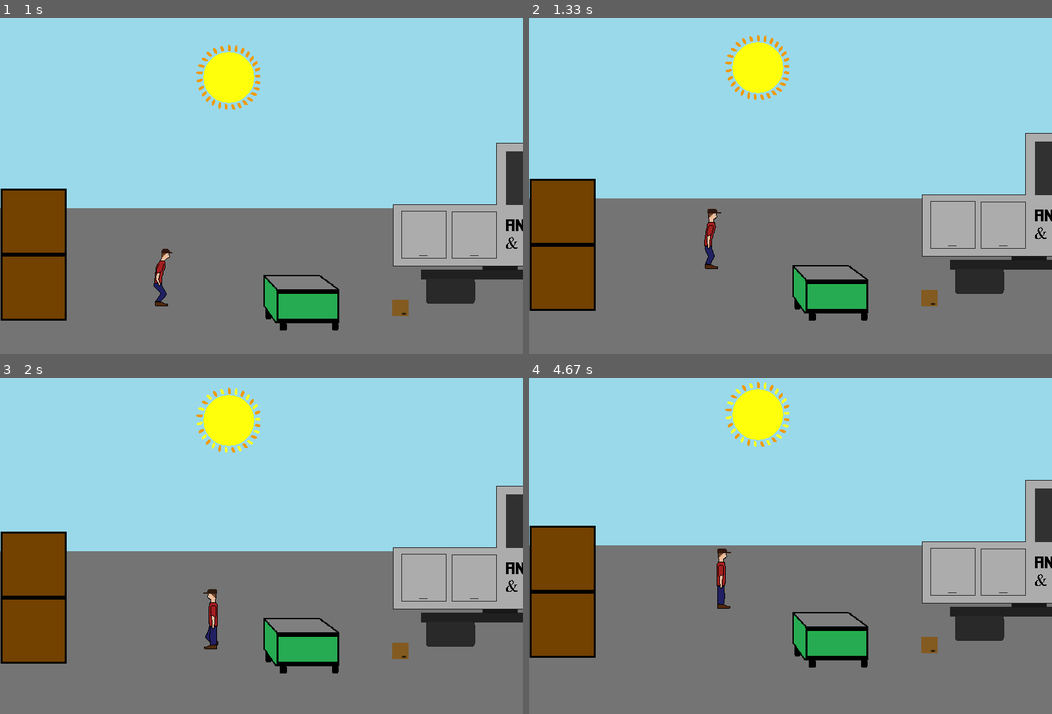
Above: before the commit, frames 1-4 (two rows, left to right).
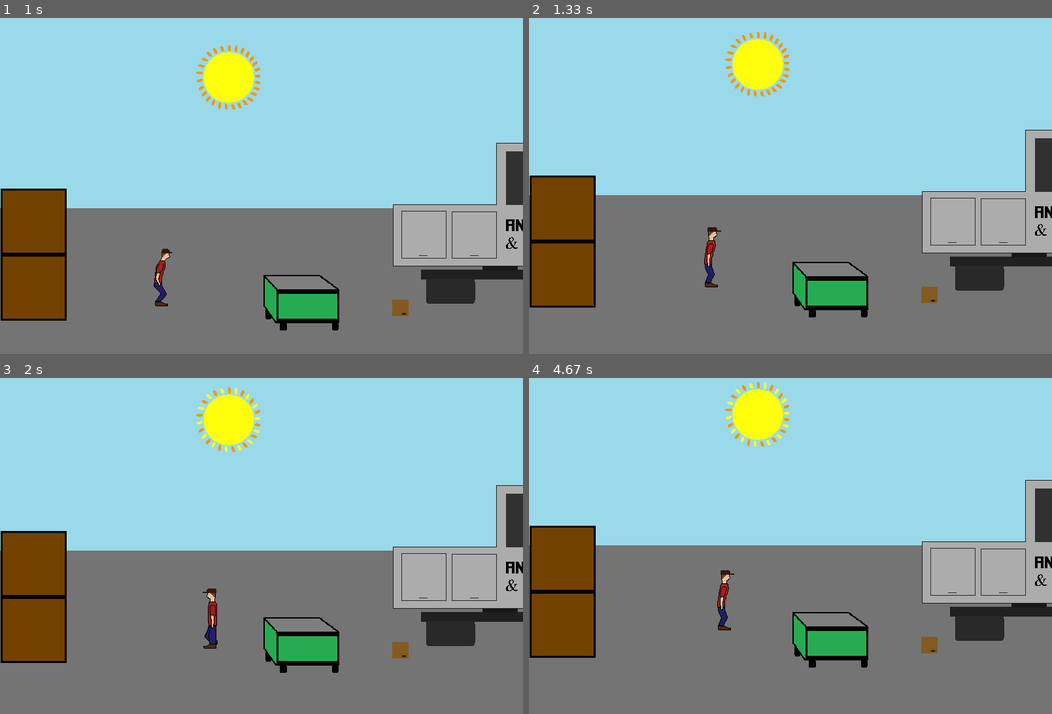
Above: after the commit, the same moments.

Repository: v0ided/FirstPyGame
Game: pygame game, started from main.py
Same seed, same stepped clock (60 frames per second), same inputs: the game is played once before the commit and once after it.
Inputs:
- Up to frame 1 (1 s): hold Space 0.33-0.8 s; hold Right 0.33-0.8 s; hold Right from 0.83 s (still down)
- Up to frame 2 (1.33 s): release Right at 1.3 s
- Up to frame 3 (2 s): hold Right 1.33-1.8 s; hold Left from 1.83 s (still down)
- Up to frame 4 (4.67 s): release Left at 2.37 s; hold Left 2.4-2.8 s; hold Right 2.83-3.47 s; hold Left 3.5-3.97 s; hold Right 4-4.47 s; tap Space at 4.07, 4.37, 4.57 s; hold Right from 4.5 s (still down)

Frame 1 is identical in both runs. In frame 2, 4.1% of the frame differs, in the area x 0-100%, y 4-91%; in frame 3, 1.2%; in frame 4, 0.4%.

Commit message:
v0.07
See Log.rtf for details on what has changed.

Diff:
--- a/BaseObject.py
+++ b/BaseObject.py
@@ -17,6 +17,11 @@
         self.name = var_dict.get('name', None)
         self.obey_gravity = False
         self.collidable = False
+        self.xvel = 0
+        self.yvel = 0
+        self.maxXvel = .5
+        self.maxYvel = .5
+        self.move_dir = DIR_LEFT
         x = var_dict.get('x', 'no')
         y = var_dict.get('y', 'no')
         w = var_dict.get('w', 'no')
@@ -71,7 +76,10 @@
     def collide(self, obj):
         pass
 
-    def move_to(self, x, y, ALIGN=TOP_LEFT):
+    def move(self):
+        self._update_pos()
+
+    def teleport_to(self, x, y, ALIGN=TOP_LEFT):
         if ALIGN == TOP_LEFT:
             self.rect.x = x
             self.rect.y = y
@@ -91,6 +99,24 @@
             self.rect.bottomleft = (x, y)
         elif ALIGN == MID_LEFT:
             self.rect.midleft = (x, y)
+
+    def _change_vel(self, move_dir, move_vel):
+        if move_dir == DIR_RIGHT:
+            if self.xvel + move_vel < self.maxXvel:
+                self.xvel += move_vel
+        elif move_dir == DIR_LEFT:
+            if self.xvel - move_vel > 0 - self.maxXvel:
+                self.xvel -= move_vel
+        elif move_dir == DIR_UP:
+            if self.yvel + move_vel > 0 - self.maxYvel:
+                self.yvel -= move_vel
+        elif move_dir == DIR_DOWN:
+            if self.yvel + move_vel < self.maxYvel:
+                self.yvel += move_vel
+
+    def _update_pos(self):
+        self.rect.x += self.xvel
+        self.rect.y += self.yvel
 
 
 ##PLAYER PICKUP CONDITIONS##
--- a/Constants.py
+++ b/Constants.py
@@ -36,3 +36,8 @@
 MID_BOT = 6
 BOT_LEFT = 7
 MID_LEFT = 8
+
+#JUMP STATES
+NOT_JUMPING = 0
+JUMP_DELAY = 1
+JUMP = 2
--- a/CraneObject.py
+++ b/CraneObject.py
@@ -31,10 +31,6 @@
         if not self.arm:
             print("Couldn't find arm or magnet for crane.")
 
-        #These x and y values represent the crane's posistion when telling it to move somewhere (ie the arm/claw)
-        self.x = self.arm.rect.right
-        self.y = self.arm.rect.bottom
-
         self.moving = False
 
         #These variables' values will be set in self.__setup_vars(var_dict)
@@ -50,21 +46,25 @@
 
         #Create home destination
         self.add_dest(self.xhome, self.yhome, 500)
-        self.add_dest(800, 250, 5000, PICKUP)
+        self.add_dest(820, 250, 5000, PICKUP)
         self.add_dest(100, 250, 5000, DROP)
         self._waiting = False
         self._power = False
         self.state = OFF
+
+        #These x and y values represent the crane's posistion when telling it to move somewhere (ie the arm/claw)
+        self.x = self.arm.rect.right
+        self.y = self.arm.rect.bottom
 
         #Objects that are possible to pick up and held objects
         self.pos_pickup = []
         self.held_objects = []
 
         #Area of the crane that objects can be picked up from
-        pickup_w = 75
-        pickup_h = 50
-        pickup_x = self.rect.right - pickup_w
-        pickup_y = self.rect.bottom - pickup_h
+        pickup_w = 60
+        pickup_h = 30
+        pickup_x = self.x - pickup_w
+        pickup_y = self.y - pickup_h
         self.pickup_area = pygame.Rect(pickup_x, pickup_y, pickup_w, pickup_h)
 
     #Called when the crane is done waiting at dest and is about to move to the next
@@ -83,8 +83,6 @@
         else:
             return self.cur_dest + 1
 
-    #I think Crane is stuck here, needs to ignore object collision while it is a held_object?
-    #Or ignore it from multiple pickup_attempts
     def _pickup(self):
         for obj in self.pos_pickup:
             if obj not in self.held_objects:
@@ -93,6 +91,7 @@
                 #todo: Organize multiple objects in the pickup space, check if still room in pickup_area
                 obj.rect.x = self.pickup_area.x
                 obj.rect.y = self.pickup_area.y
+                print(obj.name + ' - pickup action called')
 
     def _drop(self):
         for obj in self.held_objects:
@@ -100,12 +99,15 @@
         del self.held_objects[:]
 
     def collide(self, obj):
-        if self.rect.colliderect(obj.rect):
+        if self.pickup_area.colliderect(obj.rect):
             #if obj._layer == self._layer:
                 #if not self.pickup_area.colliderect(obj.rect):
                     #self._power = False
-            if self.pickup_area.colliderect(obj.rect):
-                self.pos_pickup.append(obj)
+            #if self.pickup_area.colliderect(obj.rect):
+                if obj not in self.pos_pickup:
+                    if obj != self.arm:
+                        print(obj.name + ' added to possible pickups.')
+                        self.pos_pickup.append(obj)
         else:
             if obj in self.pos_pickup:
                     self.pos_pickup.remove(obj)
@@ -114,29 +116,35 @@
         if self._power and self.arm:
             #if destx to the right of x
             if self.dests[self.cur_dest][X] > self.x:
-                self.arm.rect.x += self.xspeed
-                self.pickup_area.x += self.xspeed
-                self.x += self.xspeed
+                self._change_vel(DIR_RIGHT, self.xspeed)
             #if destx is to the left of x
             elif self.dests[self.cur_dest][X] < self.x:
-                self.arm.rect.x -= self.xspeed
-                self.pickup_area.x -= self.xspeed
-                self.x -= self.xspeed
+                self._change_vel(DIR_LEFT, self.xspeed)
             #if desty below y
             elif self.dests[self.cur_dest][Y] > self.y:
-                self.arm.rect.y += self.yspeed
-                self.pickup_area.y += self.yspeed
-                self.y += self.yspeed
+                self._change_vel(DIR_DOWN, self.yspeed)
             #if desty above y
             elif self.dests[self.cur_dest][Y] < self.y:
-                self.arm.rect.y -= self.yspeed
-                self.pickup_area.y -= self.yspeed
-                self.y -= self.yspeed
+                self._change_vel(DIR_UP, self.yspeed)
             else:
                 if not self._waiting:
+                    self.xvel = 0
+                    self.yvel = 0
                     self.dests[self.__get_next_dest_id()][WAIT].start_timer()
                     self._waiting = True
                     self.__do_dest_action()
+        self._update_pos()
+
+    def _update_pos(self):
+        self.x += self.xvel
+        self.y += self.yvel
+        self.pickup_area.x += self.xvel
+        self.pickup_area.y += self.yvel
+        self.arm.rect.x += self.xvel
+        self.arm.rect.y += self.yvel
+        for held_obj in self.held_objects:
+            held_obj.rect.x += self.xvel
+            held_obj.rect.y += self.yvel
 
     #Does the current dest action, may be NONE, actions are integer variables declared at top of source
     def __do_dest_action(self):
--- a/HelpFunctions.py
+++ b/HelpFunctions.py
@@ -1,6 +1,7 @@
 import os
 import collections
 import pygame
+from Constants import *
 
 
 def load_image(name, colorkey=None):
@@ -19,9 +20,18 @@
 
 def to_num(s):
     try:
-        return int(s)
+        s = int(s)
+        return s
     except ValueError:
-        return float(s)
+        pass
+
+    try:
+        s = float(s)
+        return s
+    except ValueError:
+        pass
+
+    return s
 
 
 def get_iterable(x):
--- a/Level.py
+++ b/Level.py
@@ -43,10 +43,7 @@
             var_dict = {'name': objname}
             for option in parser[objname]:
                 value = parser[objname][option]
-                if value.strip().isdigit():
-                    var_dict[option] = to_num(value)
-                else:
-                    var_dict[option] = value
+                var_dict[option] = to_num(value)
 
             self.objects.add(ObjFactory(obj_type, var_dict))
 
--- a/Player.py
+++ b/Player.py
@@ -17,11 +17,10 @@
         self.iswalking = False
         self.on_object = None
         self.col_object = None
-        self.is_jumping = False
-        self.is_airborne = True
-        self.is_jump_delay = False
-        self.j_delay_timer = Timer(370, self.fin_jump_delay)
-        self.jump_timer = Timer(200, self._stop_jump)
+        self.jump_state = NOT_JUMPING
+        self.airborne = True
+        self.j_delay_timer = Timer(500, self.__next_jump_state, False)
+        self.jump_timer = Timer(200, self.__next_jump_state, False)
         self._layer = 10
         #array of objects currently colliding with
         #used to track objects that are possible to interact with
@@ -59,7 +58,7 @@
         self.walking_anim.play()
 
     def draw(self, screen, rect_loc):
-        if self.is_jumping is True:
+        if self.jump_state > 0:
             self.jumping_anim.play()
             self.walking_anim.stop()
             self.jumping_anim.blit(screen, rect_loc)
@@ -102,16 +101,16 @@
         if self.on_object is not None:
             #Check if player is still on object
             if self.on_object.rect.collidepoint(self.rect.midbottom):
-                self.is_airborne = False
+                self.airborne = False
                 #If player is on an object and yvel is being modified by do_jump(), stop the jump
                 #if self._is_jumping():
                  #   self._stop_jump()
             else:
                 self.on_object = None
         else:
-            self.is_airborne = True
-
-        if self._is_jumping() is True:
+            self.airborne = True
+
+        if self.jump_state == JUMP:
             self._do_jump()
 
         self.update_pos()
@@ -160,32 +159,24 @@
         self.walking_anim.flip(True, False)
         self.jumping_anim.flip(True, False)
 
+    def __next_jump_state(self):
+        if self.jump_state == NOT_JUMPING:
+            self.jump_state = JUMP_DELAY
+            self.j_delay_timer.start_timer()
+        elif self.jump_state == JUMP_DELAY:
+            self.jump_state = JUMP
+            self.jump_timer.start_timer()
+            self._change_vel(DIR_UP, 2)
+        elif self.jump_state == JUMP:
+            self.jump_state = NOT_JUMPING
+        else:
+            print("Invalid player jump state: " + str(self.jump_state))
+
     def start_jump(self):
-        print('Starting jump.')
-        self.is_jumping = True
-        self.is_jump_delay = True
-        self.j_delay_timer.start_timer()
-
-    #This checks if the players is still traveling upwards during a jump
-    #It will NOT return true if jump is currently in jump delay or
-        #if the jump has ended but the player hasn't hit ground yet
-    def _is_jumping(self):
-        if self.is_jumping:
-            if not self.is_jump_delay:
-                return True
-        return False
-
-    def fin_jump_delay(self):
-        self.is_jump_delay = False
-        self.jump_timer.start_timer()
-        self._change_vel(DIR_UP, 2)
+        self.__next_jump_state()
 
     def _do_jump(self):
         self._change_vel(DIR_UP, self.jumpvel)
-
-    def _stop_jump(self):
-        print('Stopping jump.')
-        self.is_jumping = False
 
     def update(self):
         self.move()
@@ -209,20 +200,6 @@
         self.held_ofs_x = self.held_item.rect.x - self.rect.x
         self.held_ofs_y = self.held_item.rect.y - self.rect.y
 
-    def _change_vel(self, move_dir, move_vel):
-        if move_dir == DIR_RIGHT:
-            if self.xvel + move_vel < self.maxXvel:
-                self.xvel += move_vel
-        elif move_dir == DIR_LEFT:
-            if self.xvel - move_vel > 0 - self.maxXvel:
-                self.xvel -= move_vel
-        elif move_dir == DIR_UP:
-            if self.yvel + move_vel > 0 - self.maxYvel:
-                self.yvel -= move_vel
-        elif move_dir == DIR_DOWN:
-            if self.yvel + move_vel < self.maxYvel:
-                self.yvel += move_vel
-
     def update_pos(self):
         self.rect.x += self.xvel
         self.rect.y += self.yvel
--- a/data/level_data/objects1.ini
+++ b/data/level_data/objects1.ini
@@ -167,16 +167,15 @@
 
 [CraneObject]
 type = CraneObject
-xmin = 100
-ymin = 300
+xmin = 50
+ymin = 50
 xmax = 1000
-ymax = 600
+ymax = 1000
 xhome = 100
 yhome = 450
-xspeed = 1
-yspeed = 1
+xspeed = 0.1
+yspeed = 0.1
 arm = CraneArm
-claw = CraneClaw
 
 [LandMass]
 type = LevelObject
--- a/main.py
+++ b/main.py
@@ -32,7 +32,7 @@
         else:
             level.player.iswalking = False
         if pygame.key.get_pressed()[pygame.K_SPACE]:
-            if level.player.is_jumping is not True and level.player.is_airborne is not True:
+            if level.player.jump_state == NOT_JUMPING and level.player.airborne is not True:
                 level.player.start_jump()
         if pygame.key.get_pressed()[pygame.K_a]:
             level.player.interact(None, level)
Not shown, changed: data/text files/Log.rtf
